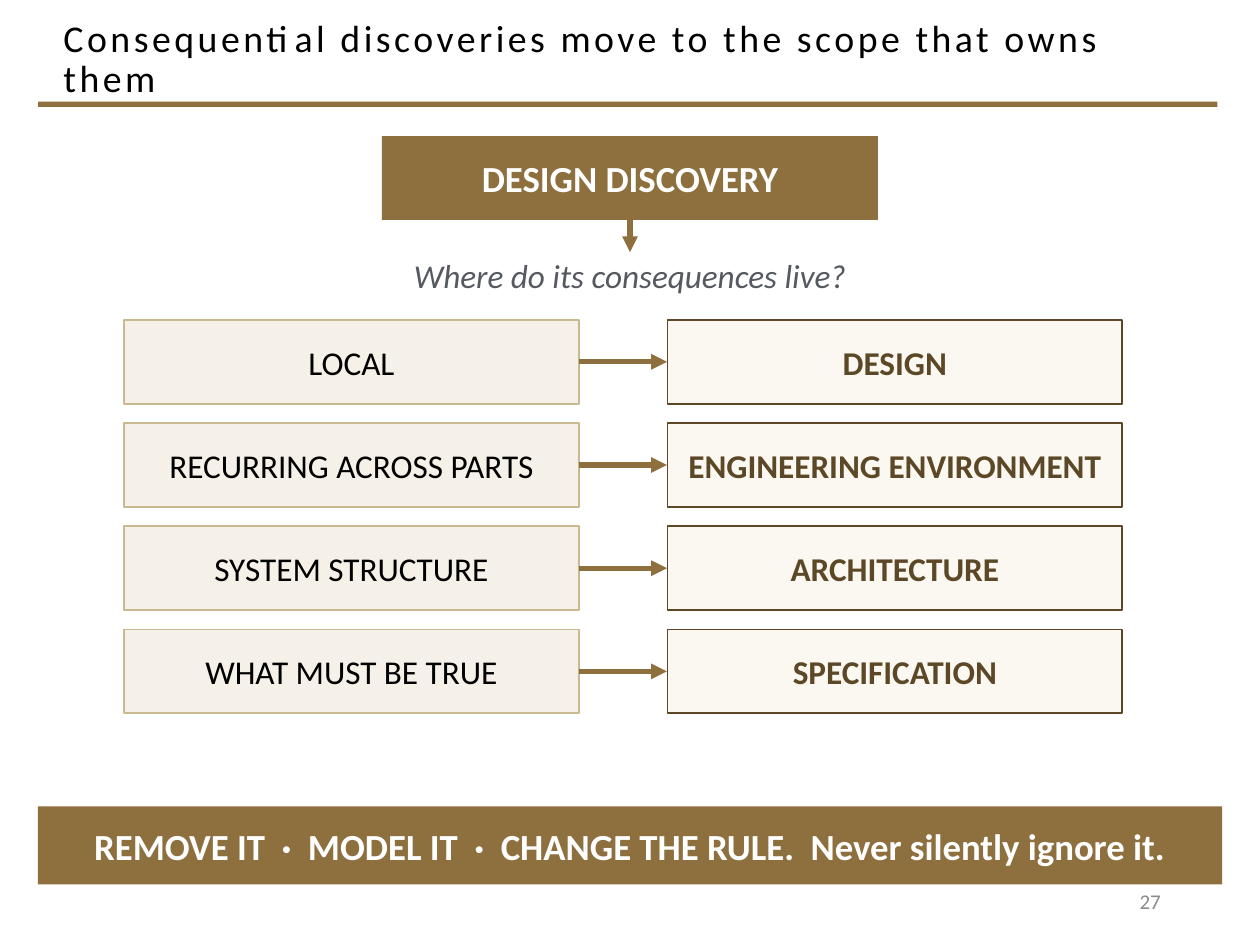
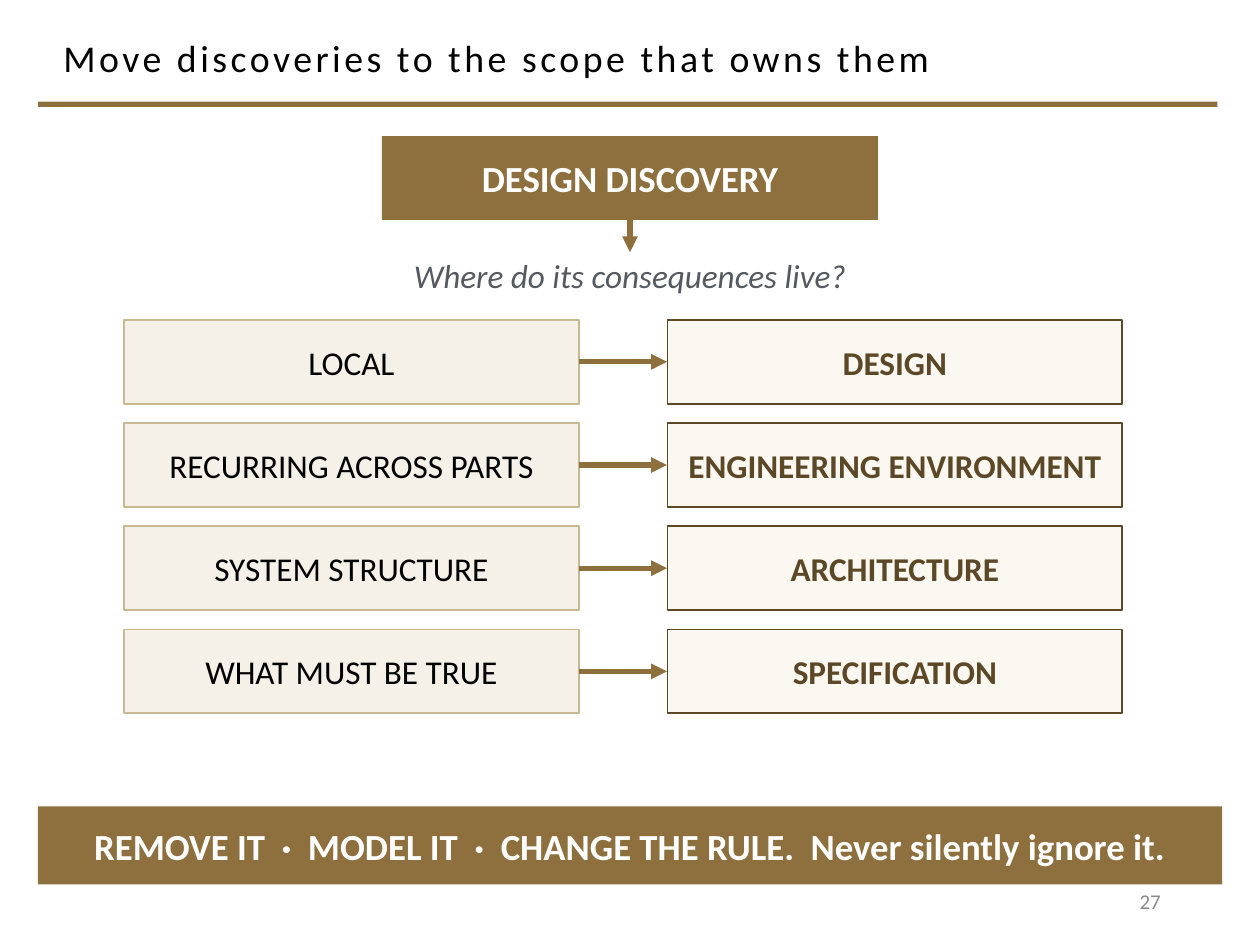
Before and after one commit to davisjam/model-based-agentic-software-engineering, a slide deck: slide 27 of course/lectures/act-1-foundations/07-design/1-7-Design.pptx. Drawn at 1260x945 pixels with LibreOffice and Linux fonts; fonts in the diff are those of the drawing; background and template pictures are left out. Boxes give left, top, right and bottom in pixels: in the first picture for what was removed or moved away, otherwise in the second. Text is boxed around its words. In the diff, an @@ line names an element or a change of style, - is before the commit and + after.

```diff
--- a/course/lectures/act-1-foundations/07-design/1-7-Design.pptx
+++ b/course/lectures/act-1-foundations/07-design/1-7-Design.pptx
@@ title at (x1=63, y1=45, x2=929, y2=78): text changed @@
-Consequential discoveries move to the scope that owns them
+Move discoveries to the scope that owns them
```
Also in this commit, not shown: 10 other slides changed, 1 other file.
